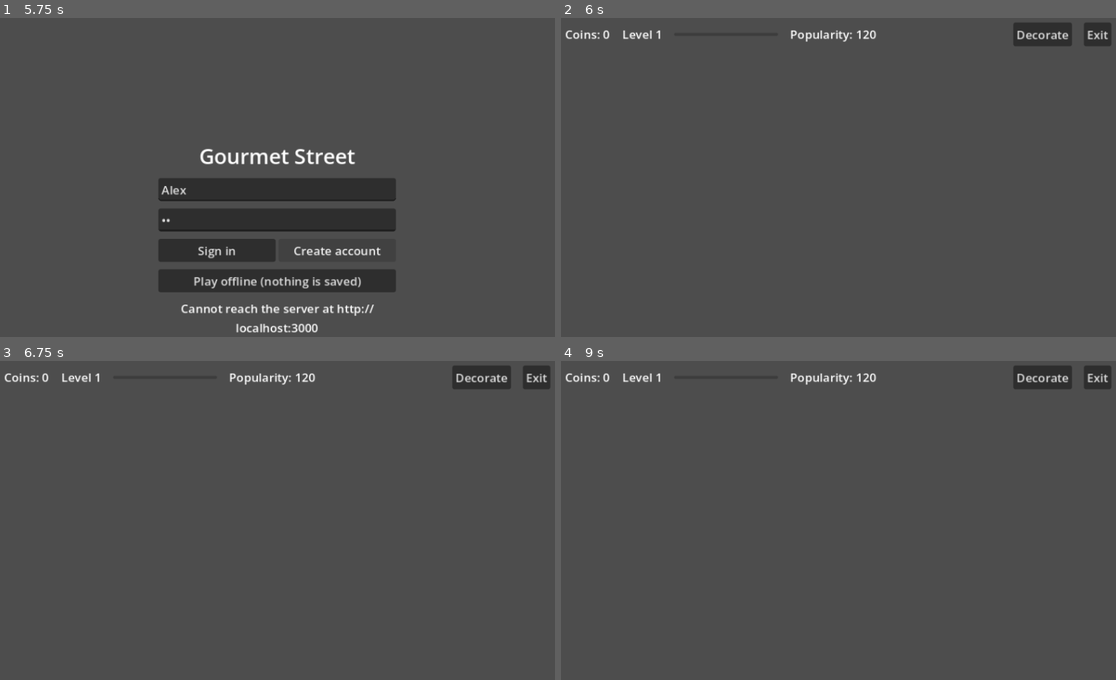
Above: before the commit, frames 1-4 (two rows, left to right).
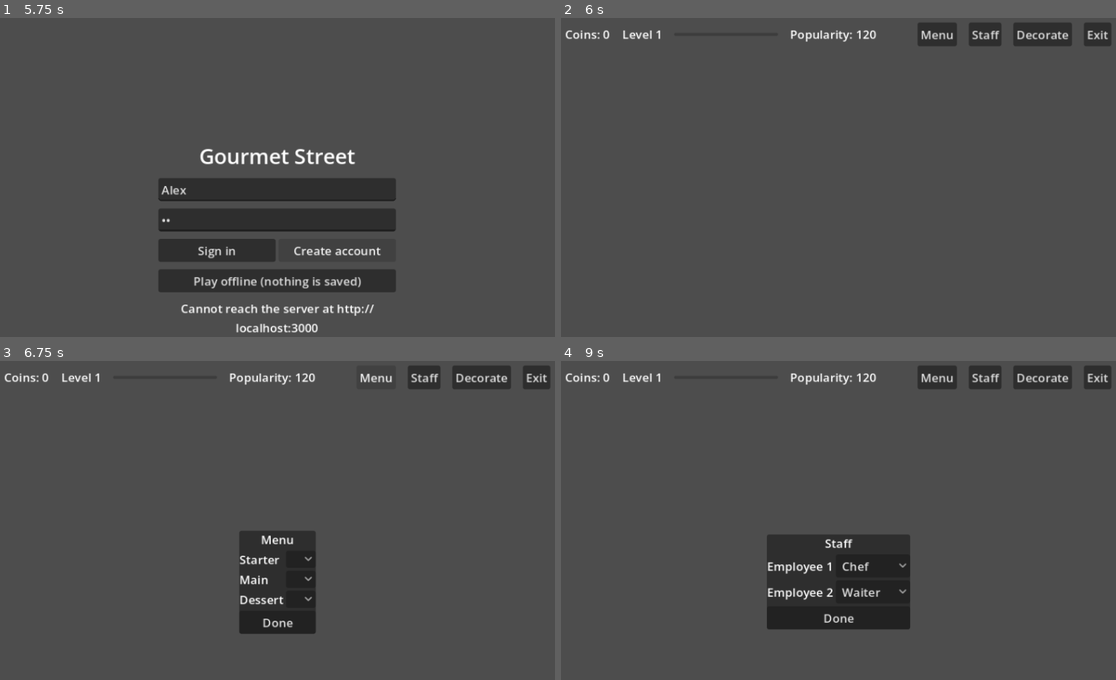
Above: after the commit, the same moments.

Repository: alfredoptarigan/gourmet-restaurant
Game: Godot game, scene res://login.tscn
Two runs of this game, one before a commit and one after it. Both use one fixed random seed, a clock stepped at 60 frames per second and the inputs below.
Inputs (mouse positions are in pixels of both pictures, inside the frame that each line leads up to):
- Up to frame 1 (5.75 s): click (277, 190) at 0.52 s; type "Alex" at 0.6 s; click (277, 218) at 0.75 s; type "12" at 0.83 s; click "Sign in" at 1.25 s; click "Create account" at 2 s; click "Sign in" at 2.75 s; click "Create account" at 3.5 s; click "Sign in" at 4.25 s; click "Create account" at 5 s
- Up to frame 2 (6 s): click "Play offline (nothing is save…" at 5.75 s
- Up to frame 3 (6.75 s): click (377, 376) at 6.5 s, where only the run after the commit has a clickable "Menu"
- Up to frame 4 (9 s): click (982, 376) at 7.25 s, where only the run after the commit has a clickable "Staff"; click (871, 565) at 8 s, where only the run after the commit has a clickable "Chef"; click (871, 590) at 8.75 s, where only the run after the commit has a clickable "Waiter"

Frame 1 is identical in both runs. In frame 2, 0.8% of the frame differs, in the area x 64-80%, y 1-9%; in frame 3, 4.6%; in frame 4, 8.2%, in the area x 37-80%, y 1-85%.

Commit message:
feat: choose the menu and each employee's job
Menu and Staff buttons open a small form. The menu sets the dish served
for each course; the staff form makes each employee a chef, waiter, or
cleaner and reopens the restaurant. Both are saved with the profile, and
a save of one entry keeps the others.

Co-Authored-By: Claude Opus 5.5 <noreply@anthropic.com>

Diff:
--- a/api.gd
+++ b/api.gd
@@ -14,6 +14,7 @@
 const BASE_URL_VARIABLE := "GOURMET_SERVER_URL"
 const REQUEST_TIMEOUT := 10.0
 const UNAUTHORIZED := 401
+const LAYOUT_KEY := "layout"
 
 var base_url := DEFAULT_BASE_URL
 var token := ""
@@ -81,12 +82,21 @@
 
 ## Stores the restaurant's layout. The server refuses furniture the player does not own.
 func save_layout(layout: Dictionary) -> Dictionary:
-	var body := {"version": int(profile.get("version", 0)), "data": {"layout": layout}}
-	var result := await _request(HTTPClient.METHOD_PUT, "/profile", body)
+	return await save_data(LAYOUT_KEY, layout)
+
+
+## Stores one entry of the profile's free-form data and keeps the others.
+func save_data(key: String, value: Variant) -> Dictionary:
+	var data: Dictionary = profile.get("data", {}).duplicate()
+	data[key] = value
+	# The server keeps the stored layout when a save leaves it out, and checks it against
+	# what the player owns when it is there: only send it when it is what changed.
+	var sent := data.duplicate()
+	if key != LAYOUT_KEY:
+		sent.erase(LAYOUT_KEY)
+	var result := await _request(HTTPClient.METHOD_PUT, "/profile", {"version": int(profile.get("version", 0)), "data": sent})
 	if result["ok"]:
 		profile["version"] = result["data"].get("version", profile.get("version", 0))
-		var data: Dictionary = profile.get("data", {})
-		data["layout"] = layout
 		profile["data"] = data
 	return result
 
--- /dev/null
+++ b/choice_panel.gd
@@ -0,0 +1,48 @@
+class_name ChoicePanel
+extends PanelContainer
+## A small form over the restaurant: one drop-down per row and a Done button.
+
+## One selected option index per row, in row order; -1 for a row that had no options.
+signal chosen(selections: Array[int])
+
+var _pickers: Array[OptionButton] = []
+
+
+## Each row is {"label": String, "options": Array of String, "selected": int}.
+func setup(title: String, rows: Array) -> void:
+	var box := VBoxContainer.new()
+	add_child(box)
+	var heading := Label.new()
+	heading.text = title
+	heading.horizontal_alignment = HORIZONTAL_ALIGNMENT_CENTER
+	box.add_child(heading)
+	var grid := GridContainer.new()
+	grid.columns = 2
+	box.add_child(grid)
+	for row: Dictionary in rows:
+		var label := Label.new()
+		label.text = row["label"]
+		grid.add_child(label)
+		var picker := OptionButton.new()
+		for option: String in row["options"]:
+			picker.add_item(option)
+		if picker.item_count > 0:
+			picker.select(clampi(int(row["selected"]), 0, picker.item_count - 1))
+		grid.add_child(picker)
+		_pickers.append(picker)
+	var done := Button.new()
+	done.text = "Done"
+	done.pressed.connect(finish)
+	box.add_child(done)
+
+
+func select(row: int, option: int) -> void:
+	_pickers[row].select(option)
+
+
+func finish() -> void:
+	var selections: Array[int] = []
+	for picker in _pickers:
+		selections.append(picker.selected)
+	chosen.emit(selections)
+	queue_free()
--- a/hud.gd
+++ b/hud.gd
@@ -7,6 +7,8 @@
 
 signal sign_out_pressed
 signal decorate_pressed
+signal menu_pressed
+signal staff_pressed
 
 const MESSAGE_SECONDS := 4.0
 
@@ -17,13 +19,18 @@
 @onready var message_label: Label = %Message
 @onready var sign_out_button: Button = %SignOut
 @onready var decorate_button: Button = %Decorate
+@onready var menu_button: Button = %Menu
+@onready var staff_button: Button = %Staff
 
 var _message_time_left := 0.0
+var _choices: ChoicePanel
 
 
 func _ready() -> void:
 	sign_out_button.pressed.connect(func() -> void: sign_out_pressed.emit())
 	decorate_button.pressed.connect(func() -> void: decorate_pressed.emit())
+	menu_button.pressed.connect(func() -> void: menu_pressed.emit())
+	staff_button.pressed.connect(func() -> void: staff_pressed.emit())
 	message_label.text = ""
 
 
@@ -58,3 +65,14 @@
 func show_message(text: String) -> void:
 	message_label.text = text
 	_message_time_left = MESSAGE_SECONDS
+
+
+## Opens a form in the middle of the screen, replacing any form already open.
+func open_choices(title: String, rows: Array) -> ChoicePanel:
+	if is_instance_valid(_choices):
+		_choices.queue_free()
+	_choices = ChoicePanel.new()
+	_choices.setup(title, rows)
+	add_child(_choices)
+	_choices.set_anchors_and_offsets_preset(Control.PRESET_CENTER)
+	return _choices
--- a/restaurant_play.gd
+++ b/restaurant_play.gd
@@ -246,9 +246,7 @@
 
 ## WorldRestaurantPlay.createOrderForCustomer and addOrderFromCustomer.
 func create_order(customer: Customer, table: RoomItem) -> DishOrder:
-	var recipes := GameData.recipe_items.get_items(MENU_GROUPS[rng.randi_range(0, MENU_GROUPS.size() - 1)])
-	# ponytail: the first recipe of the course stands in for the player's chosen menu.
-	var recipe: Dictionary = recipes[0] if not recipes.is_empty() else {}
+	var recipe := room.recipe_for(MENU_GROUPS[rng.randi_range(0, MENU_GROUPS.size() - 1)])
 	var order := DishOrder.new(recipe, customer, table)
 	table.table_top_order = order
 	orders.append(order)
--- a/restaurant_room.gd
+++ b/restaurant_room.gd
@@ -25,6 +25,11 @@
 const EMOTION_NODE := "Emotion"
 const TOILET_WATER_SPRITE := "ToiletWater"
 const CLEANER_NEEDED_SPRITE := "CleanerNeeded"
+## Entries of the profile's saved data.
+const MENU_KEY := "menu"
+const JOBS_KEY := "jobs"
+## In the order of RestaurantPlay.Job.
+const JOB_NAMES: Array[String] = ["Chef", "Waiter", "Cleaner"]
 ## Above the head of a standing character, in original-game pixels from its tile.
 const EMOTION_OFFSET := Vector2(0, -52)
 ## Where the middle of the floor sits on the 760 x 600 stage.
@@ -71,8 +76,10 @@
 var level := 1
 var floor_id := 0
 var wallpaper_id := 0
-## The job of each employee (RestaurantPlay.Job). Empty means the default split.
+## The job the player gave each employee (RestaurantPlay.Job); see staff_jobs().
 var jobs: Array[int] = []
+## The dish the player serves for each course: course name -> recipe id; see recipe_for().
+var menu: Dictionary = {}
 ## Trash on the floor: tile -> sprite name. It stays while the restaurant is redecorated.
 ## ponytail: trash lasts for the session only. The original saves the count with the
 ## profile and adds what piled up while the player was away.
@@ -95,6 +102,10 @@
 func _ready() -> void:
 	var points := int(Api.profile.get("gourmetPoints", 0)) if Api.is_signed_in() else 0
 	level = Levels.level_for(points)
+	if Api.is_signed_in():
+		var saved: Dictionary = Api.profile.get("data", {})
+		jobs = valid_jobs(saved.get(JOBS_KEY))
+		menu = valid_menu(saved.get(MENU_KEY))
 	build(_saved_layout())
 	_connect_hud()
 	start_play()
@@ -107,6 +118,55 @@
 		if saved is Dictionary and saved.get("items") is Array:
 			return saved
 	return STARTER_LAYOUT
+
+
+## Saved jobs as the game can use them: empty unless every entry is a known job.
+static func valid_jobs(saved: Variant) -> Array[int]:
+	var checked: Array[int] = []
+	if not saved is Array:
+		return checked
+	for entry: Variant in saved:
+		if not (entry is float or entry is int) or int(entry) not in RestaurantPlay.Job.values():
+			return []
+		checked.append(int(entry))
+	return checked
+
+
+## A saved menu as the game can use it: only courses whose recipe really is of that course.
+static func valid_menu(saved: Variant) -> Dictionary:
+	var checked := {}
+	if not saved is Dictionary:
+		return checked
+	for course in RestaurantPlay.MENU_GROUPS:
+		var recipe_id: Variant = saved.get(course)
+		if (recipe_id is float or recipe_id is int) and GameData.recipe_items.get_group_name_by_id(int(recipe_id)) == course:
+			checked[course] = int(recipe_id)
+	return checked
+
+
+## One job for every employee the level allows: the player's choices first, the default
+## split for the rest. A saved list longer than the level allows is cut short.
+func staff_jobs() -> Array[int]:
+	var staff := RestaurantPlay.default_jobs(int(Levels.row(level)["employees"]), items_of_type(RestaurantPlay.KITCHEN_TYPE).size())
+	for index in mini(jobs.size(), staff.size()):
+		staff[index] = jobs[index]
+	return staff
+
+
+## The recipes a course can be served with.
+func menu_choices(course: String) -> Array:
+	return GameData.recipe_items.get_items(course).filter(
+		func(recipe: Dictionary) -> bool: return recipe.get("invisible") != true)
+
+
+## The dish served for a course: the player's choice, or the first recipe of the course.
+## ponytail: every recipe can be chosen and all are level 1. The original has the player
+## learn and level recipes with ingredients (WorldRecipeMenu).
+func recipe_for(course: String) -> Dictionary:
+	if menu.has(course):
+		return GameData.recipe_items.get_item_by_id(menu[course])
+	var recipes := menu_choices(course)
+	return recipes[0] if not recipes.is_empty() else {}
 
 
 func build(layout: Dictionary) -> void:
@@ -269,9 +329,7 @@
 	play.name = "Play"
 	add_child(play)
 	var doors := items_of_type(DOOR_TYPE)
-	var staff := jobs if not jobs.is_empty() else RestaurantPlay.default_jobs(
-			int(Levels.row(level)["employees"]), items_of_type(RestaurantPlay.KITCHEN_TYPE).size())
-	play.start(self, doors[0] if not doors.is_empty() else null, staff)
+	play.start(self, doors[0] if not doors.is_empty() else null, staff_jobs())
 	play.sound_wanted.connect(Sounds.play)
 	Sounds.play_music(RESTAURANT_MUSIC)
 	if _sync != null:
@@ -310,6 +368,8 @@
 	hud.set_signed_in(Api.is_signed_in())
 	hud.sign_out_pressed.connect(_sign_out)
 	hud.decorate_pressed.connect(_decorate)
+	hud.menu_pressed.connect(choose_menu)
+	hud.staff_pressed.connect(choose_staff)
 	if not Api.is_signed_in():
 		hud.set_coins(0)
 		_on_progress(0)
@@ -347,6 +407,7 @@
 		return
 	stop_play()
 	hud.decorate_button.disabled = true
+	hud.staff_button.disabled = true
 	editor = RestaurantEditor.new()
 	editor.name = "Editor"
 	add_child(editor)
@@ -359,7 +420,61 @@
 	editor.queue_free()
 	editor = null
 	hud.decorate_button.disabled = false
+	hud.staff_button.disabled = false
 	start_play()
+
+
+func choose_menu() -> ChoicePanel:
+	var rows: Array = []
+	for course in RestaurantPlay.MENU_GROUPS:
+		var recipes := menu_choices(course)
+		rows.append({
+			"label": course,
+			"options": recipes.map(func(recipe: Dictionary) -> String: return recipe.get("name", "")),
+			"selected": maxi(0, recipes.find(recipe_for(course))),
+		})
+	var panel: ChoicePanel = hud.open_choices("Menu", rows)
+	panel.chosen.connect(_on_menu_chosen)
+	return panel
+
+
+func _on_menu_chosen(selections: Array[int]) -> void:
+	var picked := {}
+	for index in RestaurantPlay.MENU_GROUPS.size():
+		var recipes := menu_choices(RestaurantPlay.MENU_GROUPS[index])
+		if selections[index] >= 0 and selections[index] < recipes.size():
+			picked[RestaurantPlay.MENU_GROUPS[index]] = int(recipes[selections[index]]["id"])
+	menu = picked
+	_save(MENU_KEY, menu)
+
+
+## ponytail: the staff are the game's own characters. The original has the player hire
+## friends (WorldHire), which needs a friends list this game does not have.
+func choose_staff() -> ChoicePanel:
+	var staff := staff_jobs()
+	var rows: Array = []
+	for index in staff.size():
+		rows.append({"label": "Employee %d" % (index + 1), "options": JOB_NAMES, "selected": staff[index]})
+	var panel: ChoicePanel = hud.open_choices("Staff", rows)
+	panel.chosen.connect(_on_staff_chosen)
+	return panel
+
+
+## New jobs take effect at once: the restaurant closes and reopens with the new staff.
+func _on_staff_chosen(selections: Array[int]) -> void:
+	jobs = selections
+	if play != null:
+		stop_play()
+		start_play()
+	_save(JOBS_KEY, jobs)
+
+
+func _save(key: String, value: Variant) -> void:
+	if not Api.is_signed_in():
+		return
+	var result := await Api.save_data(key, value)
+	if not result["ok"]:
+		hud.show_message("Could not save: %s" % result["error"])
 
 
 func _sign_out() -> void:
--- a/restaurant_room.tscn
+++ b/restaurant_room.tscn
@@ -51,6 +51,16 @@
 layout_mode = 2
 size_flags_horizontal = 3
 
+[node name="Menu" type="Button" parent="Hud/Bar"]
+unique_name_in_owner = true
+layout_mode = 2
+text = "Menu"
+
+[node name="Staff" type="Button" parent="Hud/Bar"]
+unique_name_in_owner = true
+layout_mode = 2
+text = "Staff"
+
 [node name="Decorate" type="Button" parent="Hud/Bar"]
 unique_name_in_owner = true
 layout_mode = 2
--- a/tests/check_game.gd
+++ b/tests/check_game.gd
@@ -111,6 +111,7 @@
 	_check_waiting_for_a_table(room)
 	_check_functional_items(room)
 	_check_trash_and_cleaner(room)
+	_check_menu_and_staff_choices(room)
 	await _check_editor(room)
 	room.queue_free()
 
@@ -324,6 +325,7 @@
 	const TOILET := 3500021
 	room.stop_play()
 	var toilet := room.place_item(TOILET, Vector2i(5, 7), 0)
+	room.level = 4   # three employees
 	room.jobs = [RestaurantPlay.Job.CHEF, RestaurantPlay.Job.WAITER, RestaurantPlay.Job.CLEANER]
 	room.start_play()
 	var play := room.play
@@ -364,8 +366,46 @@
 	room.trash.clear()
 	room.remove_item(toilet)
 	room.jobs = []
+	room.level = 1
 	room.start_play()
 	_expect(room.play.cleaners.is_empty(), "the default jobs have no cleaner")
+
+
+func _check_menu_and_staff_choices(room: RestaurantRoom) -> void:
+	_expect(RestaurantRoom.valid_jobs([0.0, 2.0, 1.0]) == [0, 2, 1], "saved jobs arrive from JSON as numbers")
+	_expect(RestaurantRoom.valid_jobs([0.0, 7.0]).is_empty() and RestaurantRoom.valid_jobs("chef").is_empty(), "jobs the game does not know are ignored")
+	_expect(RestaurantRoom.valid_menu({"Starter": 5000008.0, "Main": 5000008.0, "Dessert": "cake"}) == {"Starter": 5000008},
+			"a saved menu keeps only recipes that belong to their course")
+	room.jobs = [2, 2, 2, 2, 2, 2]
+	_expect(room.staff_jobs() == [2, 2], "level 1 has two employees however many jobs were saved")
+	room.jobs = []
+
+	var staff_panel := room.choose_staff()
+	staff_panel.select(0, RestaurantPlay.Job.CLEANER)
+	staff_panel.finish()
+	_expect(room.jobs == [RestaurantPlay.Job.CLEANER, RestaurantPlay.Job.WAITER], "the staff form sets each employee's job")
+	_expect(room.play.chefs.is_empty() and room.play.cleaners.size() == 1, "and the restaurant reopens with that staff")
+
+	_expect(room.recipe_for("Starter").get("name") == "Tomato and Basil Soup", "by default a course is served with its first recipe")
+	var menu_panel := room.choose_menu()
+	menu_panel.select(0, 1)
+	menu_panel.finish()
+	var second_starter: Dictionary = room.menu_choices("Starter")[1]
+	_expect(room.menu.get("Starter") == int(second_starter["id"]) and room.recipe_for("Starter") == second_starter, "the menu form sets the dish of a course")
+	room.play.set_process(false)
+	var table := room.item_at(Vector2i(3, 3))
+	var starters := 0
+	for attempt in 30:
+		var order := room.play.create_order(null, table)
+		_expect(order.recipe == room.recipe_for(GameData.recipe_items.get_group_name_by_id(int(order.recipe["id"]))), "orders are for dishes on the menu")
+		starters += int(order.recipe == second_starter)
+		room.play.cancel_order(order)
+	_expect(starters > 0, "customers should order the chosen starter")
+
+	room.stop_play()
+	room.jobs = []
+	room.menu = {}
+	room.start_play()
 
 
 func _new_customer(room: RestaurantRoom) -> Customer:
--- a/tests/check_online.gd
+++ b/tests/check_online.gd
@@ -69,6 +69,13 @@
 		var again := await Api.fetch_profile()
 		_expect(again["ok"] and Api.profile["data"]["layout"]["items"][4]["x"] == 4.0, "the saved layout should come back on the next fetch")
 
+	var menu_saved := await Api.save_data("menu", {"Starter": 5000008})
+	var layout_saved := await Api.save_layout(Api.profile["data"]["layout"])
+	var reloaded := await Api.fetch_profile()
+	_expect(menu_saved["ok"] and layout_saved["ok"] and reloaded["ok"], "saving the menu and then the layout should both succeed, got %s and %s" % [menu_saved, layout_saved])
+	_expect(Api.profile["data"].get("menu") == {"Starter": 5000008.0} and Api.profile["data"].get("layout") is Dictionary,
+			"each save should keep what the other stored, got keys %s" % [Api.profile["data"].keys()])
+
 	Api._set_token("")
 	var signed_in := await Api.login(username, password)
 	_expect(signed_in["ok"] and Api.profile.get("coins") == 2.0, "signing in again should show the saved coins, got %s" % Api.profile)
Not shown, added: choice_panel.gd.uid
